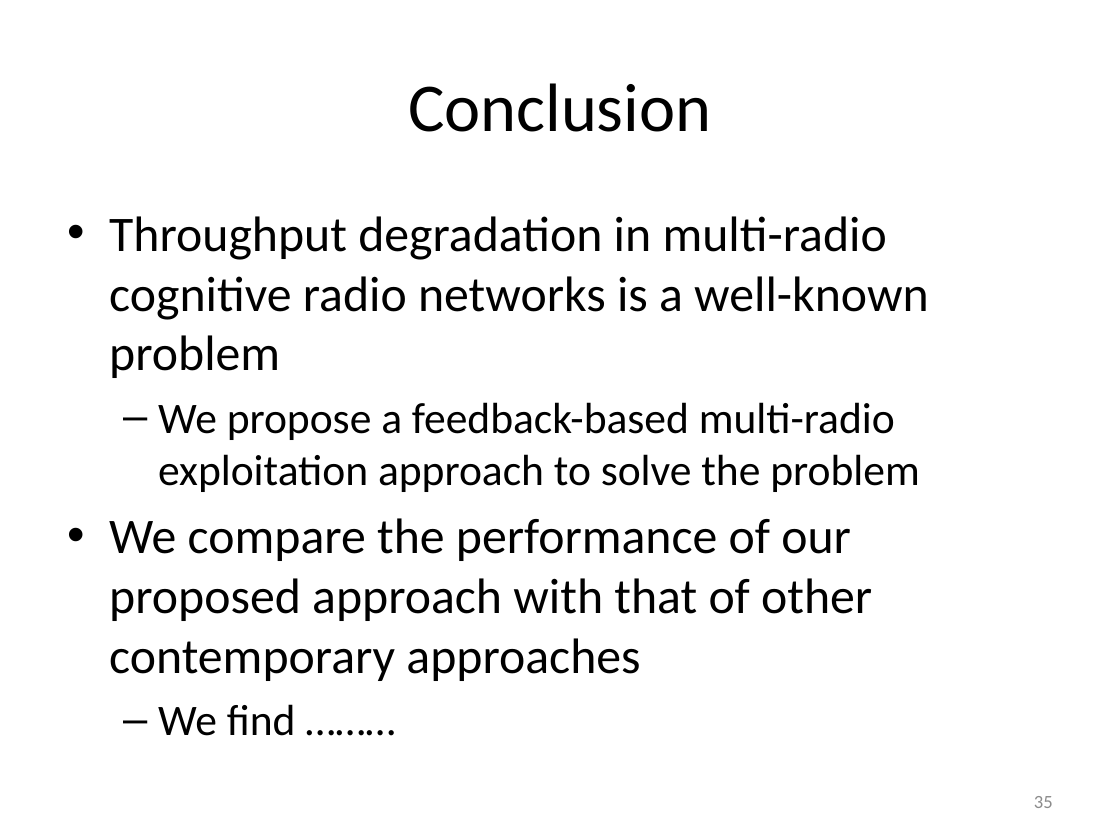
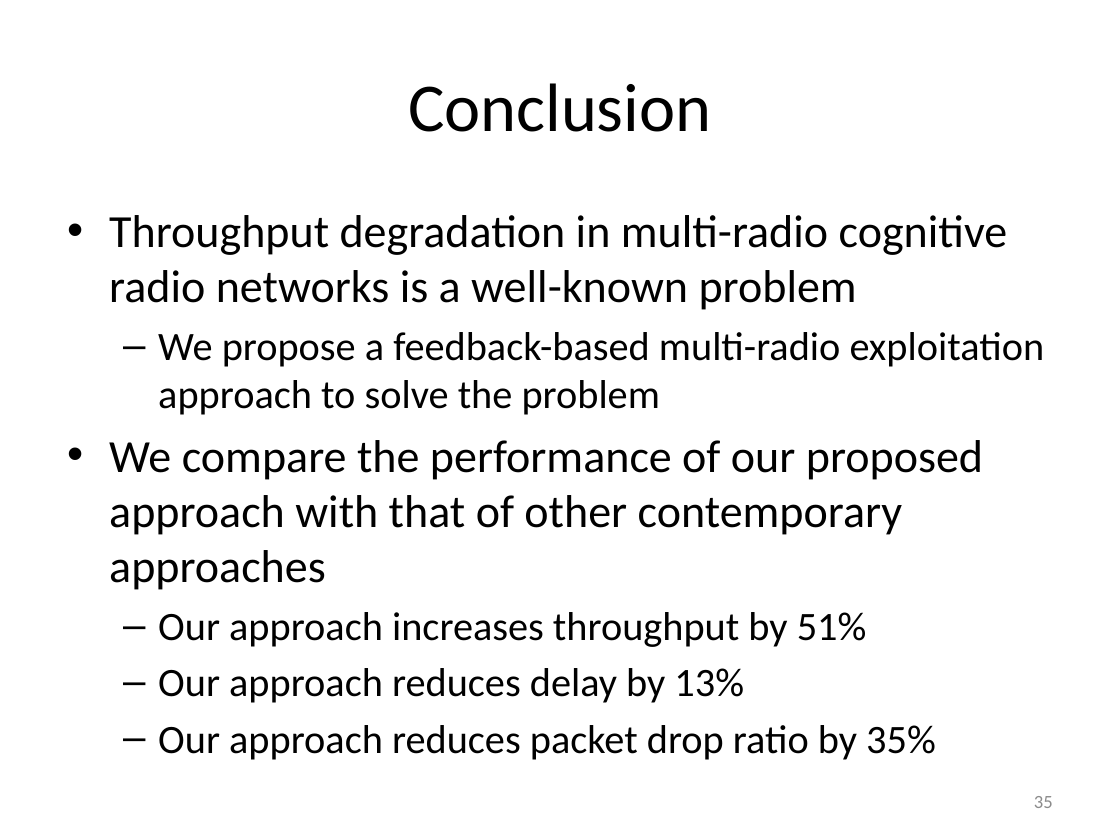
Before and after one commit to takhandipu/MSThesisPresentation, a slide deck: slide 35 of draft.pptx. Drawn at 1120x840 pixels with LibreOffice and Linux fonts; fonts in the diff are those of the drawing. Boxes give left, top, right and bottom in pixels: in the first picture for what was removed or moved away, otherwise in the second. Text is boxed around its words. In the diff, an @@ line names an element or a change of style, - is before the commit and + after.

```diff
--- a/draft.pptx
+++ b/draft.pptx
@@ text at bbox=[109, 215, 1045, 590]: size 32 to 29.6 pt in "Throughput degradation in multi-radio cognitive radio networ ...", "We compare the performance of our proposed ..."; size 28 to 25.9 pt in "We propose a feedback-based multi-radio exploitation approac ..." @@
@@ text at bbox=[158, 612, 936, 760]: text changed; size 28 to 25.9 pt @@
-  – We find ………
+  – Our approach increases throughput by 51%
+  – Our approach reduces delay by 13%
+  – Our approach reduces packet drop ratio by 35%
```
Also in this commit, not shown: 5 other slides changed, 1 slide removed, 3 other files.
